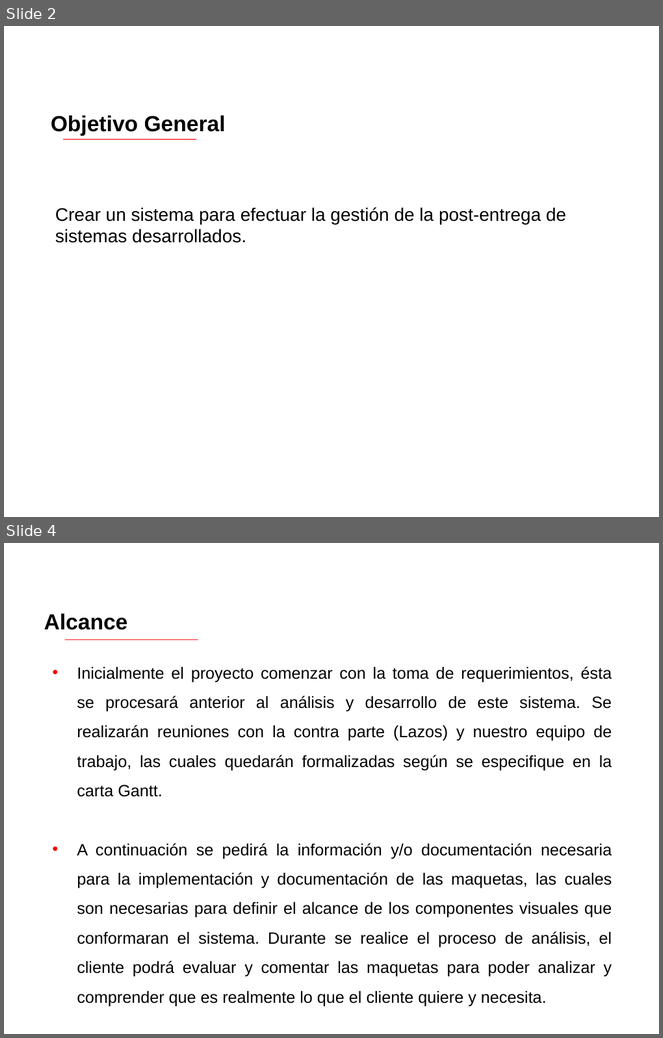
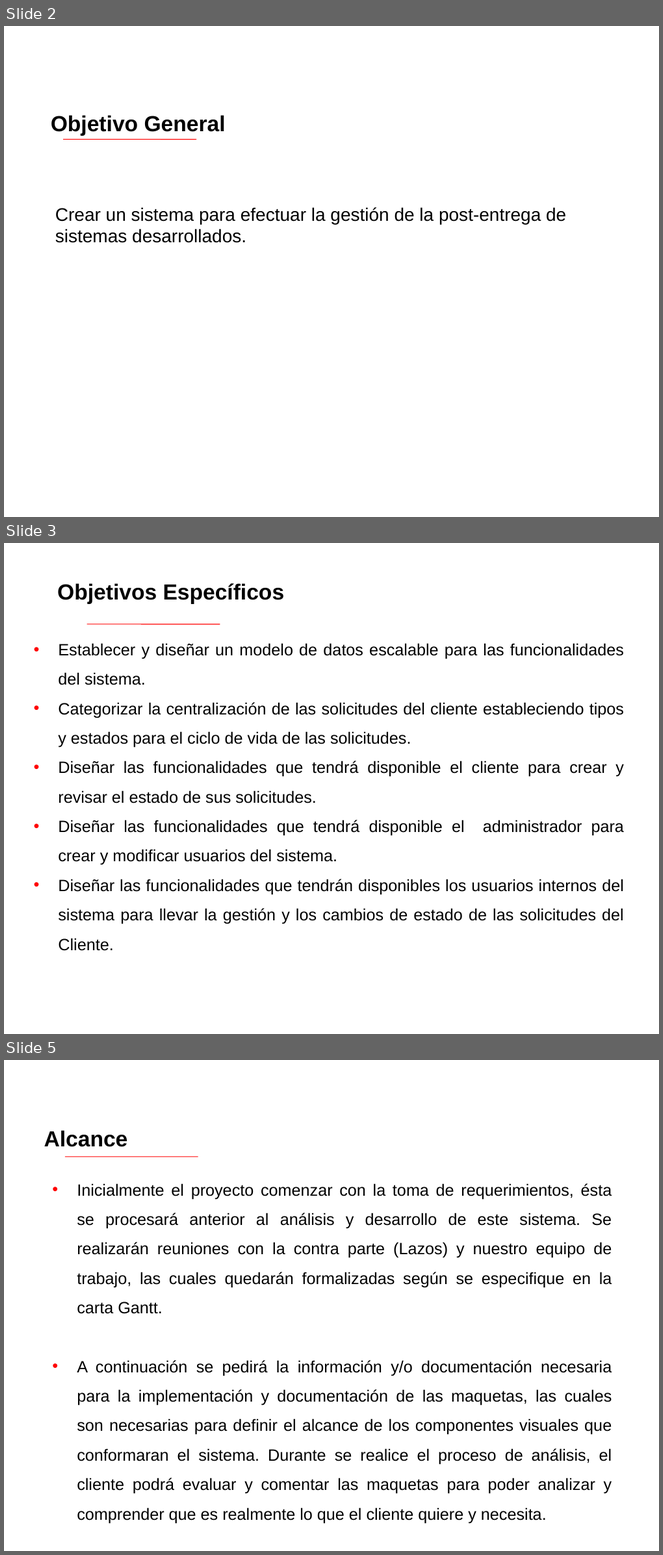
Before and after one commit to luxohcf/sgm-lazos, a slide deck: Ante-Proyecto (entrega 20130909)/Documentación/Presentación Ante-proyecto.ppt. Shown one above the other, each under a label of ours: slides 2 and 4 before the commit, slides 2, 3 and 5 after it; the slides between them are not shown. The pictures are 663x1038 and 663x1555 pixels, drawn with LibreOffice and Linux fonts; fonts in the diff are those of the drawing; background and template pictures are left out. Boxes give left, top, right and bottom in pixels: in the first picture for what was removed or moved away, otherwise in the second. Text is boxed around its words. In the diff, an @@ line names an element or a change of style, - is before the commit and + after.

```diff
--- a/Ante-Proyecto (entrega 20130909)/Documentación/Presentación Ante-proyecto.ppt
+++ b/Ante-Proyecto (entrega 20130909)/Documentación/Presentación Ante-proyecto.ppt
@@ slide 3 added at (x1=4, y1=543, x2=659, y2=1034), background picture (left out) @@
@@ text added at (x1=57, y1=583, x2=285, y2=604), 24 pt, text #000000, bold @@
+Objetivos Específicos
@@ line added from (87, 624) to (220, 624), #FF0000 0.74 pt @@
@@ text added at (x1=58, y1=643, x2=624, y2=951), 18 pt, text #000000 @@
+• Establecer y diseñar un modelo de datos escalable para las funcionalidades del sistema.
+• Categorizar la centralización de las solicitudes del cliente estableciendo tipos y estados para el ciclo de vida de las solicitudes.
+• Diseñar las funcionalidades que tendrá disponible el cliente para crear y revisar el estado de sus solicitudes.
+• Diseñar las funcionalidades que tendrá disponible el administrador para crear y modificar usuarios del sistema.
+• Diseñar las funcionalidades que tendrán disponibles los usuarios internos del sistema para llevar la gestión y los cambios de estado de las solicitudes del Cliente.
@@ what was slide 4 is now slide 5 @@
```
Also in this commit, not shown: 1 slide changed, 1 other file.
